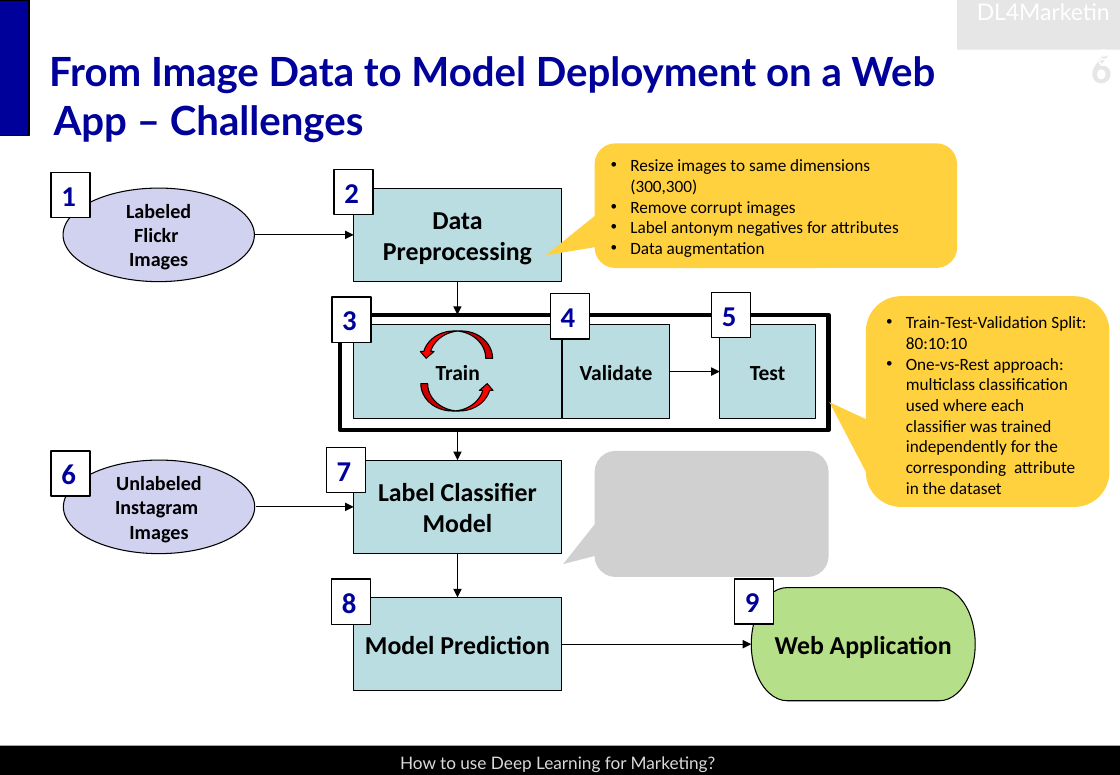
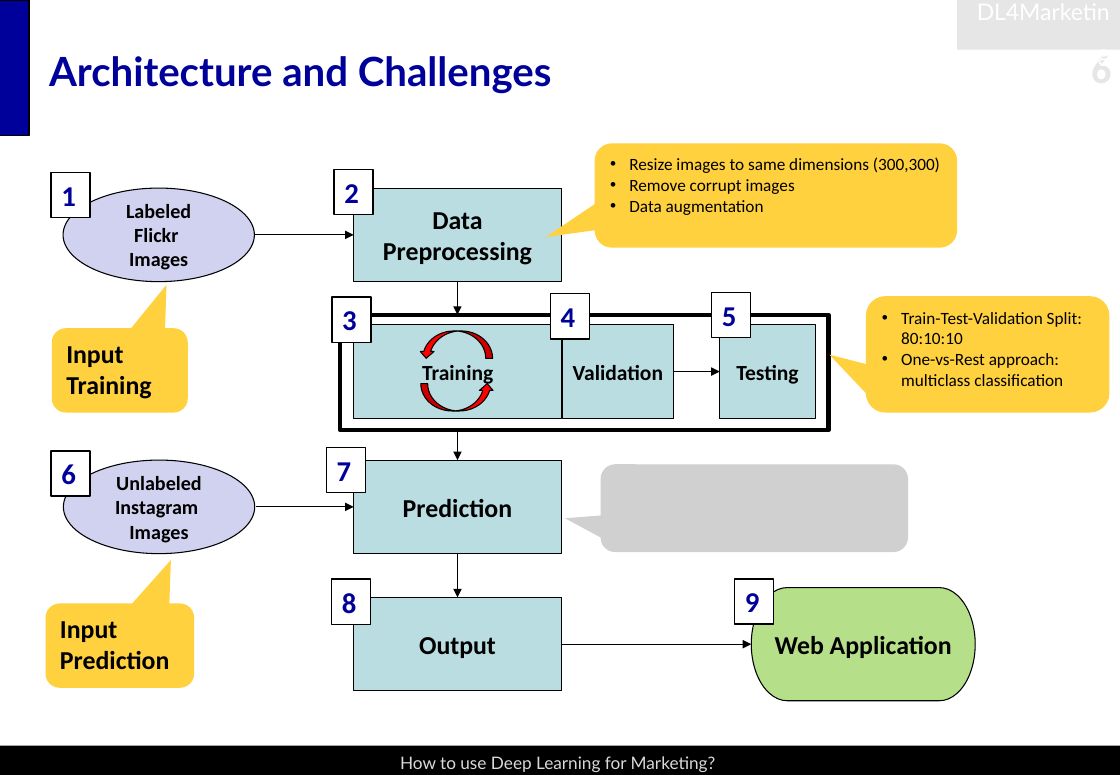
Before and after one commit to snoweZz/DLfM_BrandManagement, a slide deck: slide 6 of about_me/BrandManagement.pptx. Drawn at 1120x775 pixels with LibreOffice and Linux fonts; fonts in the diff are those of the drawing; grey boxes stand for pictures. Boxes give left, top, right and bottom in pixels: in the first picture for what was removed or moved away, otherwise in the second. Text is boxed around its words. In the diff, an @@ line names an element or a change of style, - is before the commit and + after.

```diff
--- a/about_me/BrandManagement.pptx
+++ b/about_me/BrandManagement.pptx
@@ title at bbox=[49, 56, 552, 94]: text changed @@
-From Image Data to Model Deployment on a Web App – Challenges
+Architecture and Challenges
@@ rounded speech box "Resize images to same dimensions ...": place and size @@
-rounded speech box "Resize images to same dimensions ..." at bbox=[595, 144, 958, 269]
+rounded speech box "Resize images to same dimensions ..." at bbox=[595, 144, 958, 248]
@@ text in rounded speech box at bbox=[630, 221, 899, 236]: paragraph removed @@
-• Label antonym negatives for attributes
@@ rounded speech box "Train-Test-Validation Split: 80:10:10": place and size @@
-rounded speech box "Train-Test-Validation Split: 80:10:10" at bbox=[867, 297, 1111, 508]
+rounded speech box "Train-Test-Validation Split: 80:10:10" at bbox=[867, 297, 1111, 414]
@@ rounded speech box added at bbox=[52, 329, 188, 414], fill #FFD13F, 18 pt, text #000000, bold @@
+Input Training
@@ rectangle "Validation": place and size @@
-rectangle "Validation" at bbox=[563, 325, 670, 419]
+rectangle "Validation" at bbox=[563, 325, 674, 419]
@@ text in rounded speech box at bbox=[901, 353, 1063, 386]: text changed @@
-• One-vs-Rest approach: multiclass classification used where each classifier was trained independently for the corresponding attribute in the dataset
+• One-vs-Rest approach: multiclass classification
@@ text in rectangle at bbox=[422, 365, 493, 386]: text changed @@
-Train
+Training
@@ text in rectangle at bbox=[573, 365, 663, 380]: text changed @@
-Validate
+Validation
@@ arrow moved from (670, 372) - (720, 372) to (674, 372) - (720, 372) @@
@@ text in rectangle at bbox=[736, 365, 798, 384]: text changed @@
-Test
+Testing
@@ picture: place and size @@
-picture at bbox=[595, 451, 828, 577]
+picture at bbox=[601, 464, 908, 552]
@@ text in rectangle at bbox=[403, 499, 512, 517]: text changed @@
-Label Classifier Model
+Prediction
@@ rounded speech box added at bbox=[46, 604, 194, 689], fill #FFD13F, 18 pt, text #000000, bold @@
+Input Prediction
@@ text in rectangle at bbox=[419, 637, 496, 658]: text changed @@
-Model Prediction
+Output
```
Also in this commit, not shown: 7 other slides changed, 1 other file.
